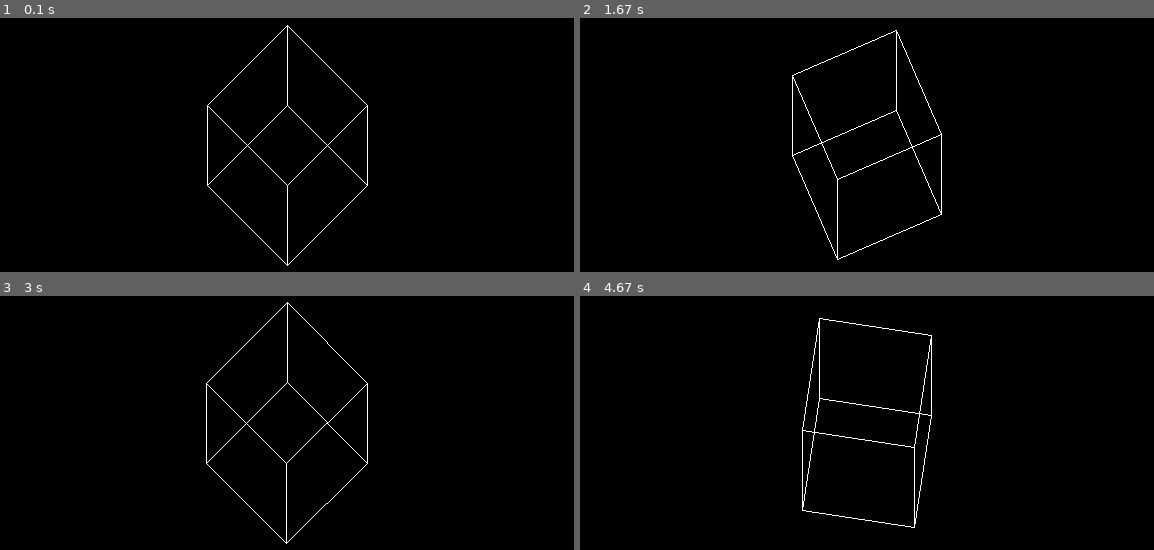
Above: before the commit, frames 1-4 (two rows, left to right).
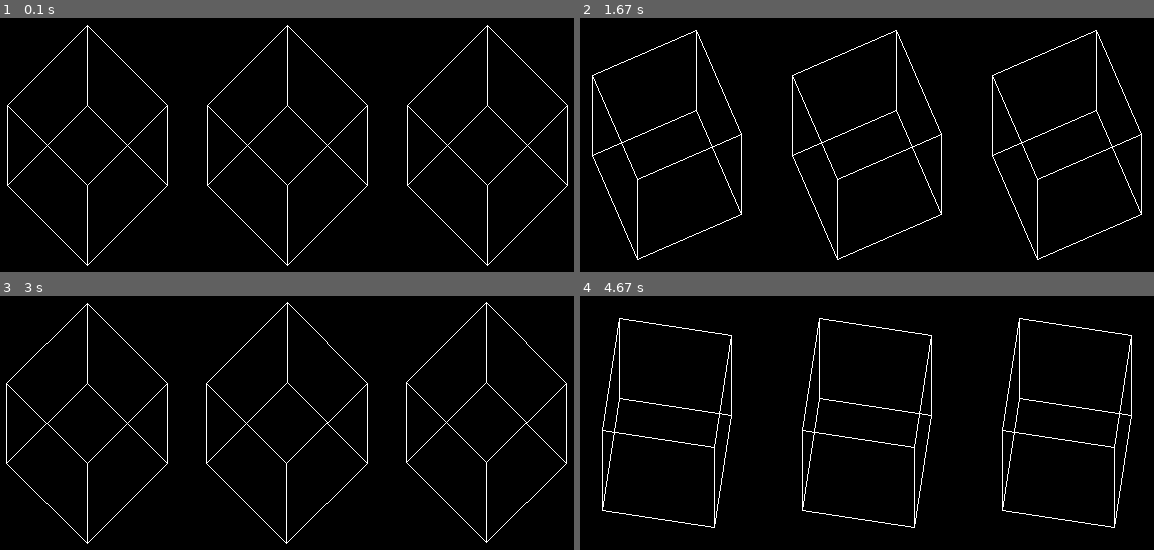
Above: after the commit, the same moments.

Repository: IustinianT/3D-Cube
Game: pygame game, started from Cube 3D (Pygame).py
The game is run twice, just before and just after one commit, with the same random seed, the same clock (stepped at 60 frames per second) and the same inputs.
Inputs:
- Up to frame 1 (0.1 s): no input
- Up to frame 2 (1.67 s): hold Right 0.33-0.8 s; hold Right 1.17-1.63 s
- Up to frame 3 (3 s): hold Left 1.67-2.2 s; hold Left 2.57-2.97 s
- Up to frame 4 (4.67 s): hold Right 3.4-4.03 s; hold Left from 4.47 s (still down)

The runs differ from the first frame. In frame 1, 1.3% of the frame differs, in the area x 1-99%, y 2-98%; in frame 2, 1.6%; in frame 3, 1.3%; in frame 4, 1.6%, in the area x 3-97%, y 8-92%.

Commit message:
Added more cubes

Diff:
--- a/Cube 3D (Pygame).py
+++ b/Cube 3D (Pygame).py
@@ -26,6 +26,8 @@
         matrix = [(math.cos(radians), -1*math.sin(radians)), (math.sin(radians), math.cos(radians))]
 
         for i in range(0, len(self.points)):
+            temp_x = self.points[i][0]
+            temp_y = self.points[i][1]
             point_x = self.center[0] + matrix[0][0]*(self.center[0]-self.points[i][0]) + matrix[0][1]*(self.center[1]-self.points[i][1])
             point_y = self.center[1] + matrix[1][0]*(self.center[0]-self.points[i][0]) + matrix[1][1]*(self.center[1]-self.points[i][1])
             self.points[i] = [point_x, point_y]
@@ -45,7 +47,16 @@
 
     screen.fill([0, 0, 0])
 
+    cube_list = []
+
     cube = Cube([290,230], [370,150], [450,230], [370,310], 80)
+    cube_list.append(cube)
+    cube2 = Cube([90,230], [170,150], [250,230], [170,310], 80)
+    cube2.center = cube.center
+    cube_list.append(cube2)
+    cube3 = Cube([490,230], [570,150], [650,230], [570,310], 80)
+    cube3.center = cube.center
+    cube_list.append(cube3)
     degrees_per_frame = 2
 
     end = False
@@ -53,14 +64,17 @@
         clock.tick(60)
         screen.fill([0, 0, 0])
 
-        cube.draw(screen)
+        for cub in cube_list:
+            cub.draw(screen)
 
         keys = pygame.key.get_pressed()
 
         if keys[pygame.K_RIGHT]:
-            cube.rotate_horizontally(degrees_per_frame)
+            for cub in cube_list:
+                cub.rotate_horizontally(degrees_per_frame)
         elif keys[pygame.K_LEFT]:
-            cube.rotate_horizontally(-1*degrees_per_frame)
+            for cub in cube_list:
+                cub.rotate_horizontally(-1*degrees_per_frame)
         if keys[pygame.K_UP]:
             degrees_per_frame += 0.05
         if keys[pygame.K_DOWN]:
